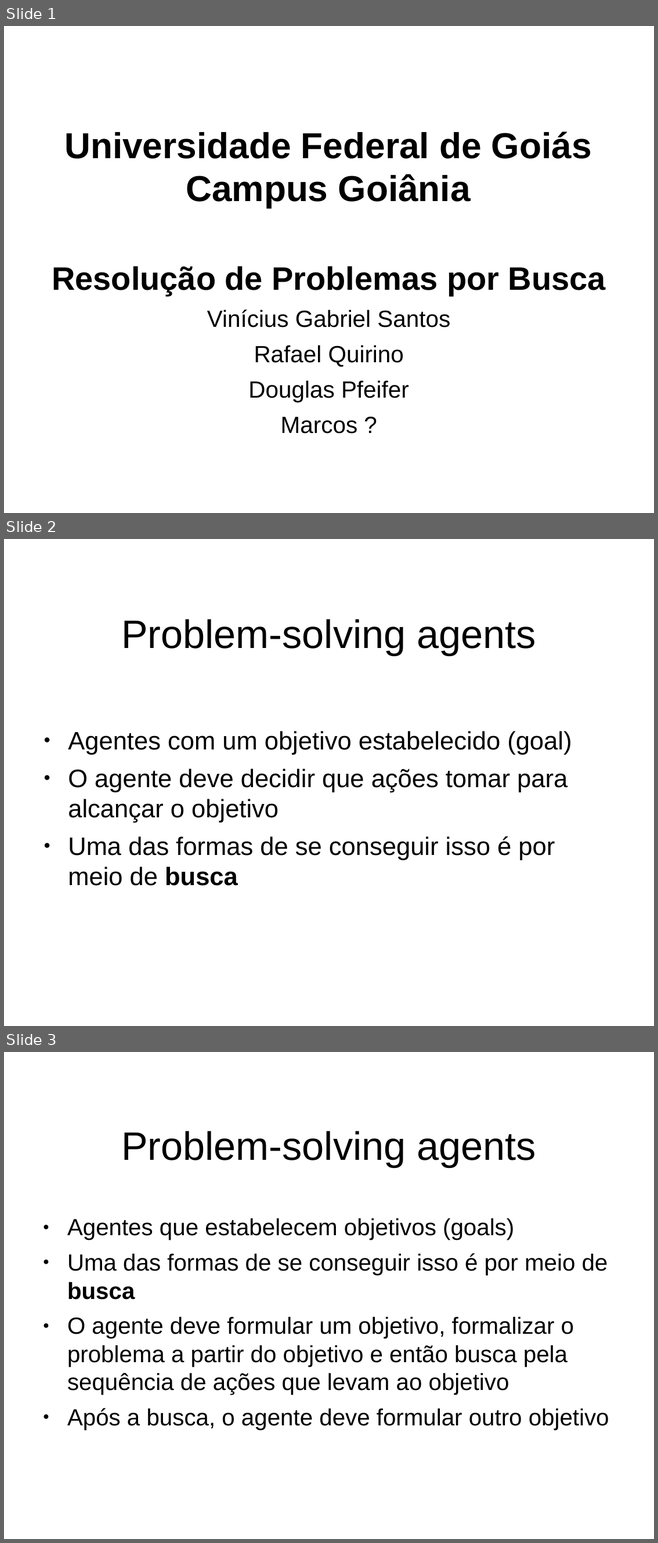
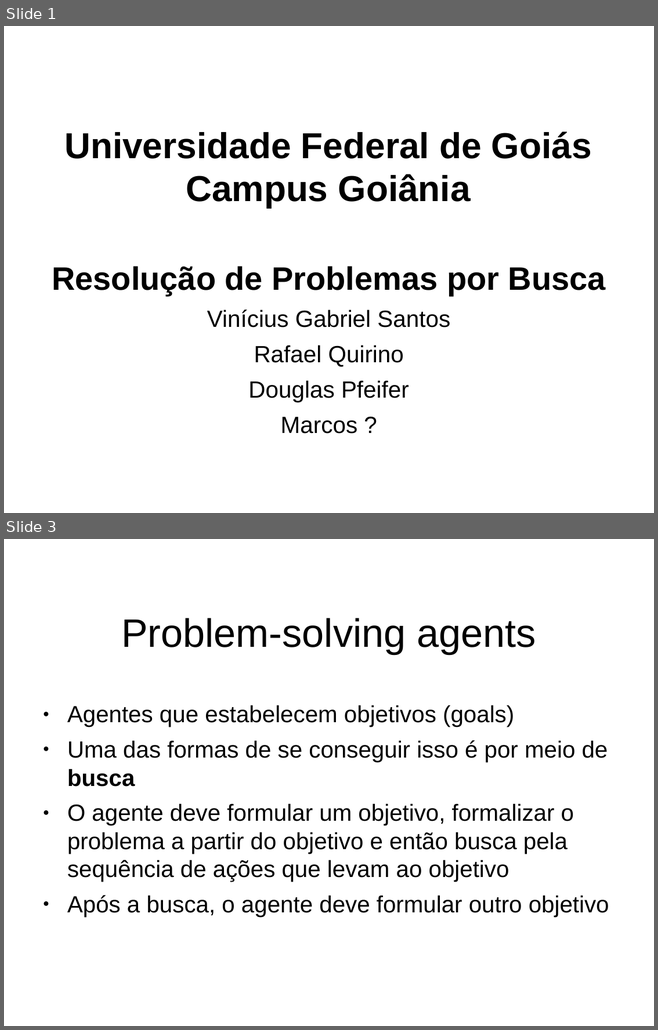
Before and after one commit to RafaelQuirino/SearchingProblems, a slide deck: slides.odp. Shown one above the other, each under a label of ours: slides 1, 2 and 3 before the commit, slides 1 and 3 after it; the slides between them are not shown. The pictures are 658x1543 and 658x1030 pixels, drawn with LibreOffice and Linux fonts; fonts in the diff are those of the drawing; background and template pictures are left out. Boxes give left, top, right and bottom in pixels: in the first picture for what was removed or moved away, otherwise in the second. Text is boxed around its words. In the diff, an @@ line names an element or a change of style, - is before the commit and + after.

```diff
--- a/slides.odp
+++ b/slides.odp
@@ slide 2 removed at box(4, 539, 654, 1026), background picture (left out) @@
@@ title removed at box(121, 619, 535, 655) @@
-Problem-solving agents
@@ text removed at box(68, 731, 571, 886) @@
-● Agentes com um objetivo estabelecido (goal)
-● O agente deve decidir que ações tomar para alcançar o objetivo
-● Uma das formas de se conseguir isso é por meio de busca
```
Also in this commit, not shown: 1 slide changed, 2 other files.
